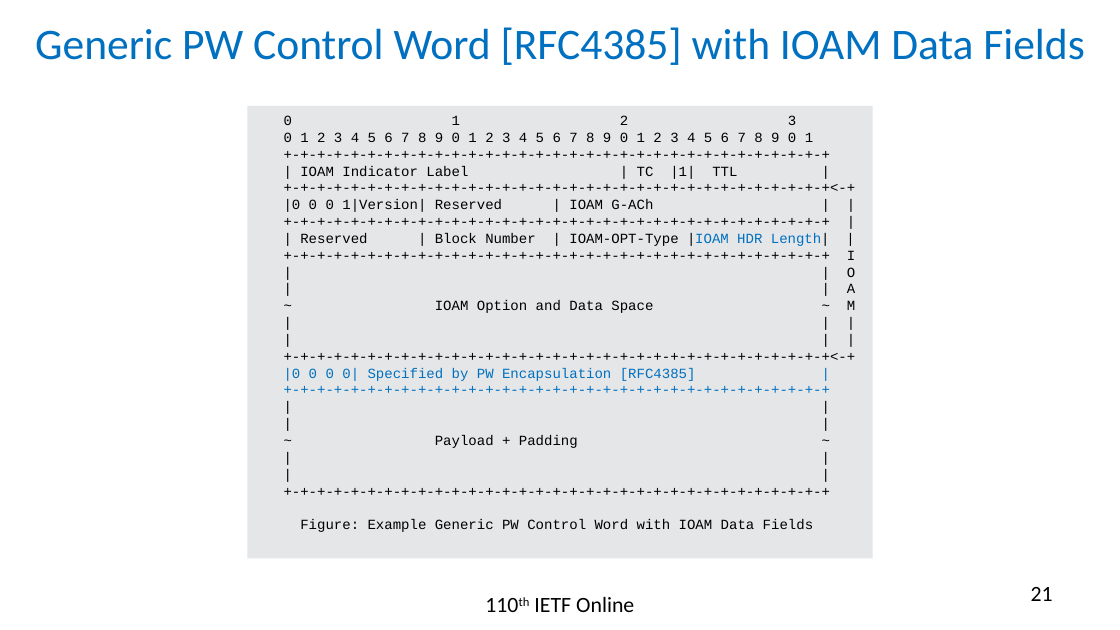
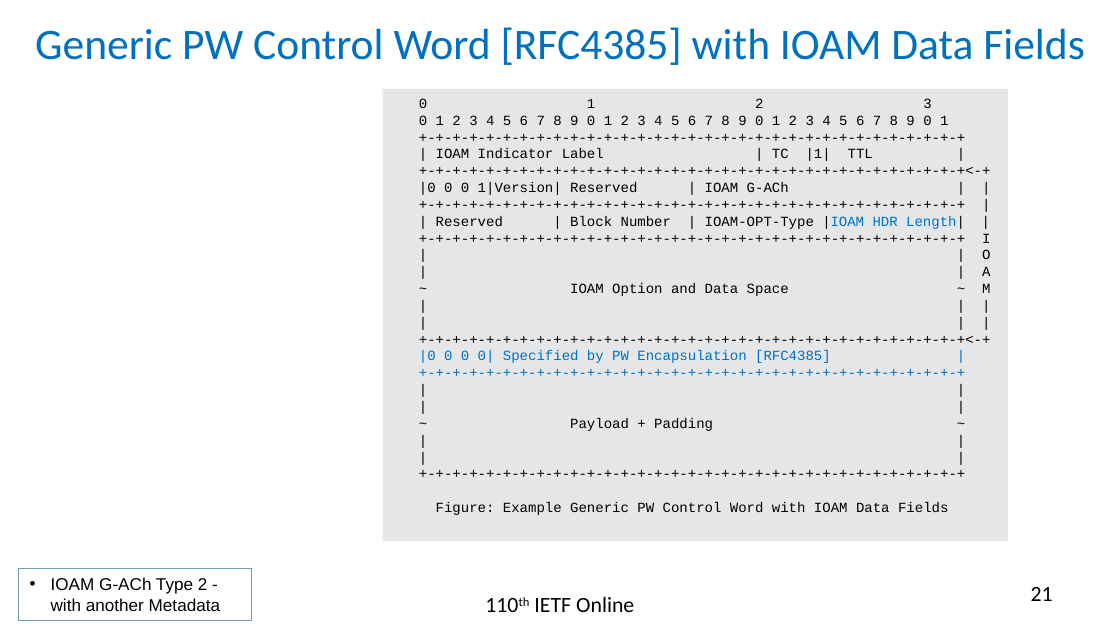
Before and after one commit to rakgandhi/ietf-slides, a slide deck: slide 21 of draft-gandhi-mpls-ioam-sr-06.pptx. Drawn at 1120x630 pixels with LibreOffice and Linux fonts; fonts in the diff are those of the drawing. Boxes give left, top, right and bottom in pixels: in the first picture for what was removed or moved away, otherwise in the second. Text is boxed around its words. In the diff, an @@ line names an element or a change of style, - is before the commit and + after.

```diff
--- a/draft-gandhi-mpls-ioam-sr-06.pptx
+++ b/draft-gandhi-mpls-ioam-sr-06.pptx
@@ rectangle "0 1 2 3": place and size @@
-rectangle "0 1 2 3" at <box>248,106,872,559</box>
+rectangle "0 1 2 3" at <box>383,88,1008,541</box>
@@ rectangle added at <box>19,568,252,620</box>, outline #6EA0B0 0.75 pt, 11 pt, text #000000 @@
+• IOAM G-ACh Type 2 - with another Metadata
```
Also in this commit, not shown: 6 other slides changed, 1 other file.
